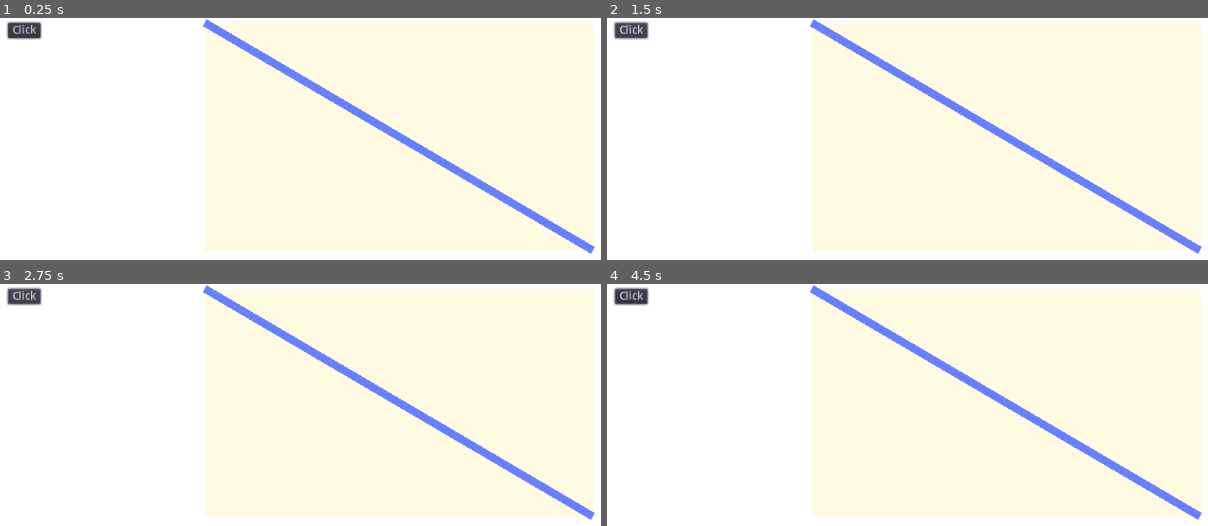
Above: before the commit, frames 1-4 (two rows, left to right).
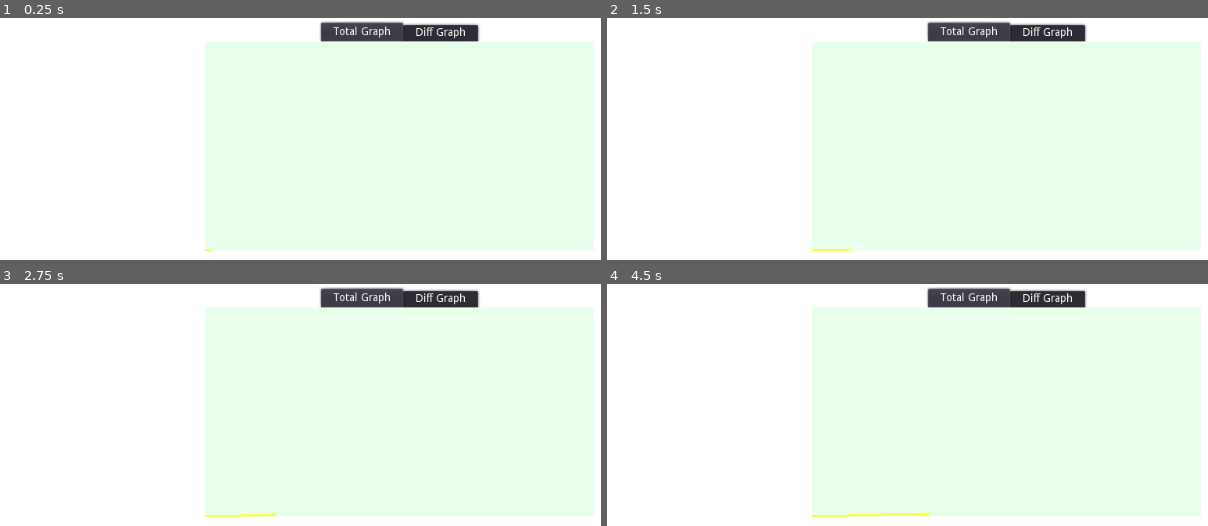
Above: after the commit, the same moments.

Repository: calniotrey/home-work
Game: Godot game, scene res://Node2D.tscn
The game is run twice, just before and just after one commit, with the same random seed, the same clock (stepped at 60 frames per second) and the same inputs.
Inputs (mouse positions are in pixels of both pictures, inside the frame that each line leads up to):
- Up to frame 1 (0.25 s): no input
- Up to frame 2 (1.5 s): click (631, 30) at 0.5 s, where only the run before the commit has a clickable "Click"; click (631, 30) at 1.25 s, where only the run before the commit has a clickable "Click"
- Up to frame 3 (2.75 s): click (24, 296) at 2 s, where only the run before the commit has a clickable "Click"
- Up to frame 4 (4.5 s): tap Enter at 2.75, 4.25 s; move the mouse to (1183, 494) at 2.77 s; click (1183, 494) at 2.92 s; tap Space at 3.5 s; move the mouse to (outside the picture) at 3.52 s; click (outside the picture) at 3.67 s; move the mouse to (1087, 414) at 4.27 s; click (1087, 414) at 4.42 s

The runs differ from the first frame. In frame 1, 7.8% of the frame differs, in the area x 0-100%, y 0-98%; in frame 2, 7.9%; in frame 3, 8.0%; in frame 4, 8.1%.

Commit message:
Add graphs

Diff:
--- /dev/null
+++ b/DiffGraph.gd
@@ -0,0 +1,46 @@
+extends Line2D
+
+var pointsList = []
+var MAX_NUMBER_OF_POINTS = 1000
+var MAX_VALUE = 10.0
+
+
+# Called when the node enters the scene tree for the first time.
+func _ready():
+#	pointsList.append(1)
+#	pointsList.append(3)
+#	pointsList.append(2)
+#	pointsList.append(10)
+#	pointsList.append(5)
+	drawGraph()
+
+func addPoint(point):
+	if pointsList.size() >= MAX_NUMBER_OF_POINTS:
+		pointsList = []
+	pointsList.append(point)
+	drawGraph()
+
+func drawGraph():
+	var pv = PoolVector2Array()
+	var parent = get_parent()
+#	print(parent.rect_size)
+#	var maxX = parent.margin_right - parent.margin_left
+#	var maxY = parent.margin_bottom - parent.margin_top
+	var maxX = parent.rect_size.x
+	var maxY = parent.rect_size.y
+	var deltaX = maxX / (MAX_NUMBER_OF_POINTS - 1)
+	for i in range(pointsList.size()):
+		var value = pointsList[i]
+		var currentX = deltaX * float(i)
+		var currentY = maxY - float(value) / MAX_VALUE * maxY
+		# print(i, ":", currentX, ", ", currentY)
+		pv.append(Vector2(currentX, currentY))
+	self.points = pv
+
+# Called every frame. 'delta' is the elapsed time since the previous frame.
+#func _process(delta):
+#	pass
+
+
+func _on_Root_resized():
+	drawGraph()
--- /dev/null
+++ b/GameLogic.gd
@@ -0,0 +1,48 @@
+extends Control
+
+
+var diffGraph
+var totalGraph
+
+var stop = false
+
+var currentTimeUnit = 0.0
+var IRL_TIME_PER_UNIT = 0.05
+var MAX_TIME_UNIT = 300.0
+var TARGET_PRODUCTION = 10.0
+
+var currentProduction = 0.0
+var timeSinceLastTimeUnit = 0.0
+var productionSinceLastTimeUnit = 0.0
+
+# Called when the node enters the scene tree for the first time.
+func _ready():
+	diffGraph = $"VBoxContainer/Top/TabContainer/Diff Graph/Line2D"
+	diffGraph.MAX_NUMBER_OF_POINTS = MAX_TIME_UNIT
+	diffGraph.MAX_VALUE = TARGET_PRODUCTION / MAX_TIME_UNIT / 2.0
+	totalGraph = $"VBoxContainer/Top/TabContainer/Total Graph/Line2D"
+	totalGraph.MAX_NUMBER_OF_POINTS = MAX_TIME_UNIT
+	totalGraph.MAX_VALUE = TARGET_PRODUCTION
+
+# Called every frame. 'delta' is the elapsed time since the previous frame.
+func _process(delta):
+	timeSinceLastTimeUnit += delta
+	# TODO replace following by the sum of production from team members
+	var prod = (3*randf() - 1)*0.001
+	productionSinceLastTimeUnit += prod
+	currentProduction += prod
+	if not stop and timeSinceLastTimeUnit >= IRL_TIME_PER_UNIT:
+		currentTimeUnit += 1
+		timeSinceLastTimeUnit -= IRL_TIME_PER_UNIT
+		if currentProduction >= totalGraph.MAX_VALUE:
+			print("VICTORY")
+			stop = true
+			# TODO : change scene to victory sceen
+		elif currentTimeUnit >= diffGraph.MAX_NUMBER_OF_POINTS - 1:
+			print("DEFEAT")
+			stop = true
+			# TODO : change to defeat screen
+		totalGraph.addPoint(currentProduction)
+		productionSinceLastTimeUnit = min(diffGraph.MAX_VALUE, max(0, productionSinceLastTimeUnit))
+		diffGraph.addPoint(productionSinceLastTimeUnit)
+		productionSinceLastTimeUnit = 0
--- a/Graph.gd
+++ /dev/null
@@ -1,19 +0,0 @@
-extends ColorRect
-
-var listPositions = [0]
-var NUMBER_OF_POINTS_MAX = 10
-# Called when the node enters the scene tree for the first time.
-func _ready():
-	pass # Replace with function body.
-
-
-# Called every frame. 'delta' is the elapsed time since the previous frame.
-#func _process(delta):
-#	pass
-
-func addPosition(pos):
-	var lastPos = listPositions[-1]
-	var newX = listPositions.size()
-	var lastX = newX - 1
-	var line = Line2D.new()
-	listPositions.append(pos)
--- a/Indicators.gd
+++ /dev/null
@@ -1,21 +0,0 @@
-extends CenterContainer
-
-
-# Declare member variables here. Examples:
-# var a = 2
-# var b = "text"
-
-
-# Called when the node enters the scene tree for the first time.
-func _ready():
-	pass # Replace with function body.
-
-
-# Called every frame. 'delta' is the elapsed time since the previous frame.
-#func _process(delta):
-#	pass
-
-
-func _on_Button_gui_input(event):
-	if event is InputEventMouseButton and event.pressed:
-		print("Click")
--- a/Line2D.gd
+++ /dev/null
@@ -1,23 +0,0 @@
-extends Line2D
-
-
-# Declare member variables here. Examples:
-# var a = 2
-# var b = "text"
-
-
-# Called when the node enters the scene tree for the first time.
-func _ready():
-	var pv = self.points
-	pv.append(Vector2(0, 0))
-	var parent = get_parent()
-	var x = parent.margin_right - parent.margin_left
-	var y = parent.margin_bottom - parent.margin_top
-	pv.append(Vector2(x, y))
-	self.points = pv
-	pass # Replace with function body.
-
-
-# Called every frame. 'delta' is the elapsed time since the previous frame.
-#func _process(delta):
-#	pass
--- a/Node2D.tscn
+++ b/Node2D.tscn
@@ -1,12 +1,20 @@
-[gd_scene load_steps=4 format=2]
+[gd_scene load_steps=7 format=2]
 
-[ext_resource path="res://Indicators.gd" type="Script" id=1]
-[ext_resource path="res://Graph.gd" type="Script" id=2]
-[ext_resource path="res://Line2D.gd" type="Script" id=3]
+[ext_resource path="res://GameLogic.gd" type="Script" id=1]
+[ext_resource path="res://TotalGraph.gd" type="Script" id=2]
+[ext_resource path="res://DiffGraph.gd" type="Script" id=3]
+
+[sub_resource type="StyleBoxEmpty" id=1]
+
+[sub_resource type="Theme" id=2]
+Color/colors/Color = Color( 1, 0, 0, 1 )
+
+[sub_resource type="StyleBoxEmpty" id=3]
 
 [node name="Root" type="Control"]
 anchor_right = 1.0
 anchor_bottom = 1.0
+script = ExtResource( 1 )
 __meta__ = {
 "_edit_use_anchors_": false
 }
@@ -39,30 +47,67 @@
 size_flags_horizontal = 3
 columns = 2
 
-[node name="Button" type="Button" parent="VBoxContainer/Top/Left"]
-margin_right = 42.0
-margin_bottom = 20.0
-text = "Click"
-
-[node name="CenterContainer" type="CenterContainer" parent="VBoxContainer/Top/Left"]
-margin_left = 46.0
-margin_right = 46.0
-margin_bottom = 20.0
-rect_pivot_offset = Vector2( -313.24, 29 )
-
-[node name="Graph" type="ColorRect" parent="VBoxContainer/Top"]
+[node name="TabContainer" type="TabContainer" parent="VBoxContainer/Top"]
 margin_left = 252.0
 margin_right = 749.0
 margin_bottom = 292.0
 size_flags_horizontal = 3
+size_flags_vertical = 3
 size_flags_stretch_ratio = 2.0
-color = Color( 1, 0.984314, 0.890196, 1 )
-script = ExtResource( 2 )
+custom_styles/panel = SubResource( 1 )
+custom_colors/font_color_disabled = Color( 1, 1, 1, 1 )
+custom_colors/font_color_bg = Color( 1, 1, 1, 1 )
+custom_colors/font_color_fg = Color( 1, 1, 1, 1 )
 __meta__ = {
 "_edit_use_anchors_": false
 }
 
-[node name="Line2D" type="Line2D" parent="VBoxContainer/Top/Graph"]
+[node name="Total Graph" type="PanelContainer" parent="VBoxContainer/Top/TabContainer"]
+anchor_right = 1.0
+anchor_bottom = 1.0
+margin_top = 24.0
+size_flags_horizontal = 3
+size_flags_vertical = 3
+theme = SubResource( 2 )
+custom_styles/panel = SubResource( 3 )
+
+[node name="Graph" type="ColorRect" parent="VBoxContainer/Top/TabContainer/Total Graph"]
+margin_right = 497.0
+margin_bottom = 268.0
+size_flags_horizontal = 3
+size_flags_vertical = 3
+color = Color( 0.909804, 1, 0.921569, 1 )
+__meta__ = {
+"_edit_use_anchors_": false
+}
+
+[node name="Line2D" type="Line2D" parent="VBoxContainer/Top/TabContainer/Total Graph"]
+width = 3.0
+default_color = Color( 0.976471, 1, 0.305882, 1 )
+script = ExtResource( 2 )
+
+[node name="Diff Graph" type="PanelContainer" parent="VBoxContainer/Top/TabContainer"]
+visible = false
+anchor_right = 1.0
+anchor_bottom = 1.0
+margin_top = 24.0
+size_flags_horizontal = 3
+size_flags_vertical = 3
+theme = SubResource( 2 )
+custom_styles/panel = SubResource( 3 )
+
+[node name="Graph" type="ColorRect" parent="VBoxContainer/Top/TabContainer/Diff Graph"]
+margin_right = 497.0
+margin_bottom = 268.0
+size_flags_horizontal = 3
+size_flags_vertical = 3
+color = Color( 1, 0.984314, 0.890196, 1 )
+__meta__ = {
+"_edit_use_anchors_": false
+}
+
+[node name="Line2D" type="Line2D" parent="VBoxContainer/Top/TabContainer/Diff Graph"]
+width = 3.0
 script = ExtResource( 3 )
 
 [node name="Right" type="GridContainer" parent="VBoxContainer/Top"]
@@ -90,7 +135,6 @@
 margin_bottom = 292.0
 size_flags_horizontal = 3
 size_flags_vertical = 3
-script = ExtResource( 1 )
 
 [node name="Options" type="CenterContainer" parent="VBoxContainer/Bottom"]
 margin_left = 406.0
@@ -99,4 +143,5 @@
 size_flags_horizontal = 3
 size_flags_vertical = 3
 size_flags_stretch_ratio = 3.0
-[connection signal="gui_input" from="VBoxContainer/Top/Left/Button" to="VBoxContainer/Bottom/Indicators" method="_on_Button_gui_input"]
+[connection signal="resized" from="." to="VBoxContainer/Top/TabContainer/Total Graph/Line2D" method="_on_Root_resized"]
+[connection signal="resized" from="." to="VBoxContainer/Top/TabContainer/Diff Graph/Line2D" method="_on_Root_resized"]
--- /dev/null
+++ b/TotalGraph.gd
@@ -0,0 +1,41 @@
+extends Line2D
+
+var pointsList = [0]
+var MAX_NUMBER_OF_POINTS = 10
+var MAX_VALUE = 10.0
+
+
+# Called when the node enters the scene tree for the first time.
+func _ready():
+	drawGraph()
+
+func addPoint(point):
+	if pointsList.size() >= MAX_NUMBER_OF_POINTS:
+		pointsList = []
+	pointsList.append(point)
+	drawGraph()
+
+func drawGraph():
+	var pv = PoolVector2Array()
+	var parent = get_parent()
+#	print(parent.rect_size)
+#	var maxX = parent.margin_right - parent.margin_left
+#	var maxY = parent.margin_bottom - parent.margin_top
+	var maxX = parent.rect_size.x
+	var maxY = parent.rect_size.y
+	var deltaX = maxX / (MAX_NUMBER_OF_POINTS - 1)
+	for i in range(pointsList.size()):
+		var value = pointsList[i]
+		var currentX = deltaX * float(i)
+		var currentY = maxY - float(value) / MAX_VALUE * maxY
+		# print(i, ":", currentX, ", ", currentY)
+		pv.append(Vector2(currentX, currentY))
+	self.points = pv
+
+# Called every frame. 'delta' is the elapsed time since the previous frame.
+#func _process(delta):
+#	pass
+
+
+func _on_Root_resized():
+	drawGraph()
